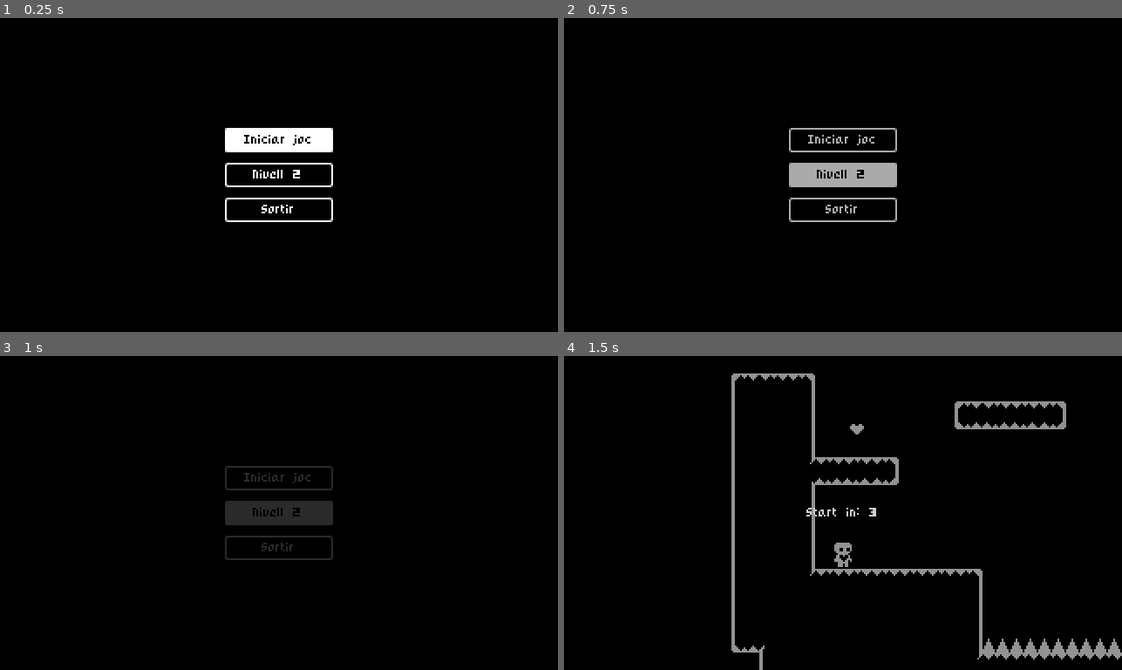
Above: before the commit, frames 1-4 (two rows, left to right).
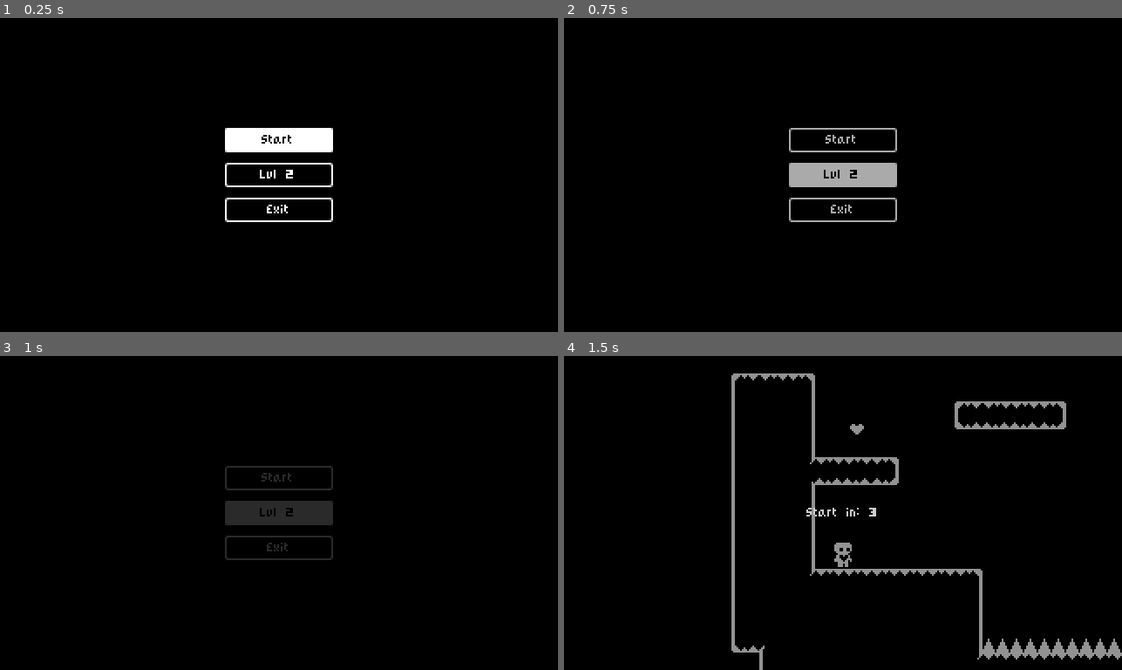
Above: after the commit, the same moments.

Repository: VictorProfe/Claret-plataformer
Game: Godot game, scene res://Menus/Menu inici/start_menu.tscn
Same seed, same stepped clock (60 frames per second), same inputs: the game is played once before the commit and once after it.
Inputs:
- Up to frame 1 (0.25 s): no input
- Up to frame 2 (0.75 s): click "Nivell 2" (after the commit: "Lvl 2") at 0.5 s
- Up to frame 3 (1 s): no input
- Up to frame 4 (1.5 s): hold Right (move_right) from 1.28 s (still down)

The runs differ from the first frame. In frame 1, 0.3% of the frame differs, in the area x 43-56%, y 37-63%; in frame 2, 0.3%; in frame 3, 0.3%; in frame 4, nothing differs.

Commit message:
Max - He canviat la Victory Screen i el menú d'inici

Diff:
--- a/Menus/Menu fi/victory_screen.tscn
+++ b/Menus/Menu fi/victory_screen.tscn
@@ -15,13 +15,13 @@
 
 [node name="Label" type="Label" parent="VBoxContainer"]
 layout_mode = 2
-text = "Has guanyat :)"
+text = "OLEE!!"
 horizontal_alignment = 1
 
 [node name="MenuButton" type="Button" parent="VBoxContainer"]
 unique_name_in_owner = true
 custom_minimum_size = Vector2(104, 16)
 layout_mode = 2
-text = "Tornar al Menu"
+text = "Menu"
 
 [connection signal="pressed" from="VBoxContainer/MenuButton" to="." method="_on_menu_button_pressed"]
--- a/Menus/Menu inici/start_menu.tscn
+++ b/Menus/Menu inici/start_menu.tscn
@@ -17,17 +17,19 @@
 unique_name_in_owner = true
 custom_minimum_size = Vector2(64, 16)
 layout_mode = 2
-text = "Iniciar joc"
+text = "Start
+"
 
 [node name="Lvl2" type="Button" parent="VBoxContainer"]
 custom_minimum_size = Vector2(64, 16)
 layout_mode = 2
-text = "Nivell 2"
+text = "Lvl 2"
 
 [node name="QuitButton" type="Button" parent="VBoxContainer"]
 custom_minimum_size = Vector2(64, 16)
 layout_mode = 2
-text = "Sortir"
+text = "Exit
+"
 
 [connection signal="pressed" from="VBoxContainer/StartGameButton" to="." method="_on_start_game_button_pressed"]
 [connection signal="pressed" from="VBoxContainer/Lvl2" to="." method="_on_lvl2_button_pressed"]
